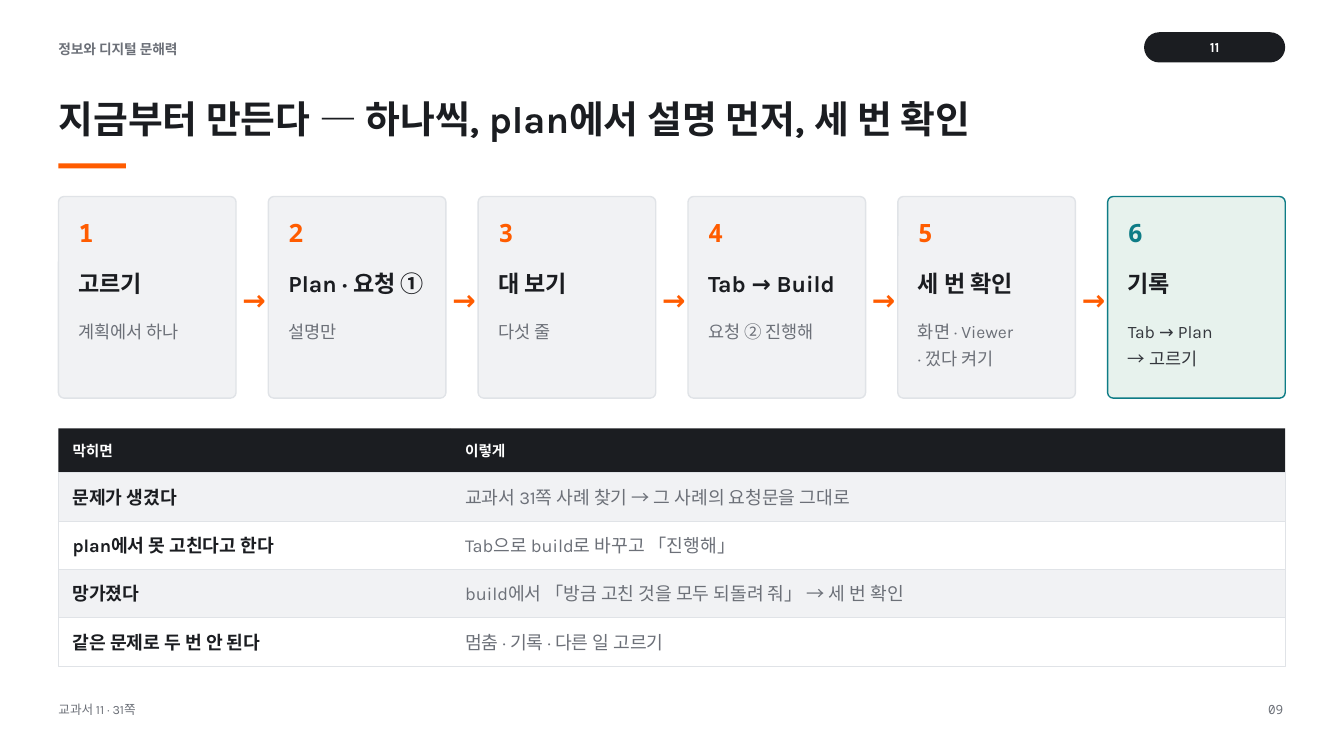
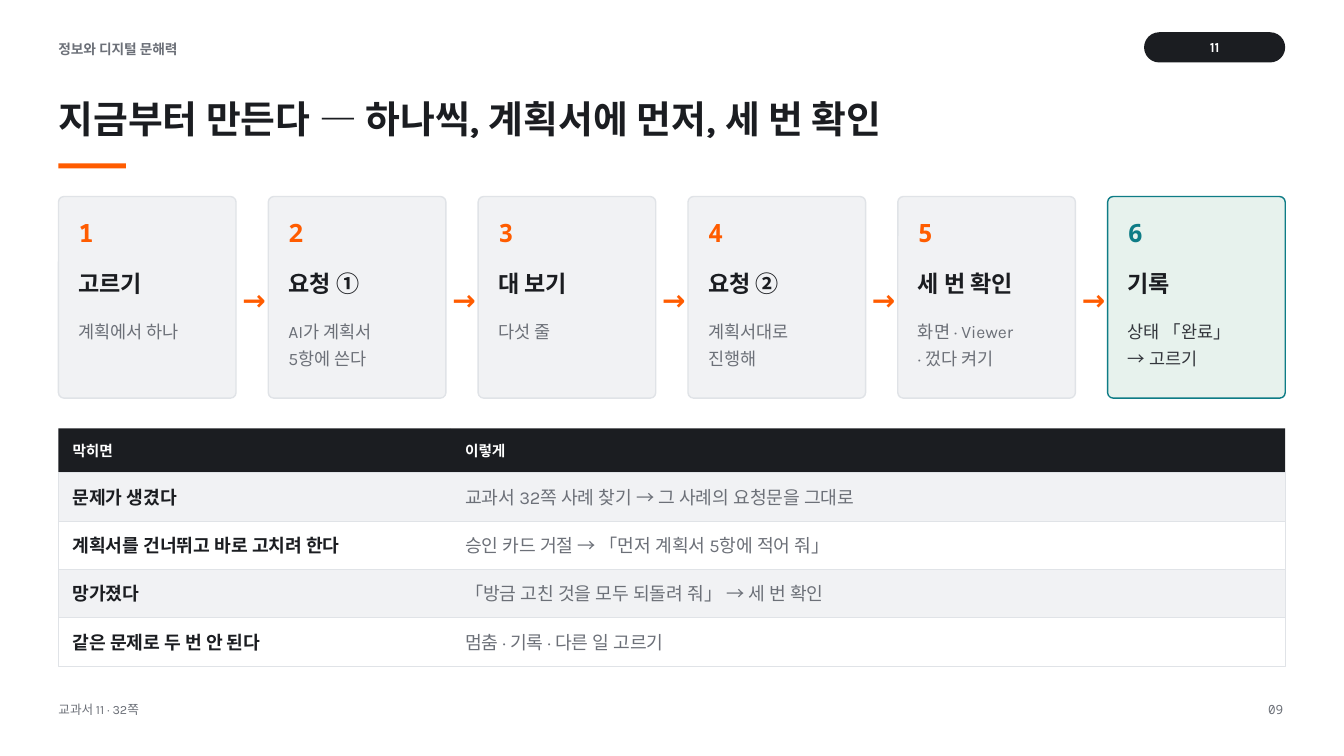
Before and after one commit to vcl-korea/2026-2nd-semester__jdh, a slide deck: slide 9 of 11/ppt/11_서비스_개발하기.pptx. Drawn at 1344x756 pixels with LibreOffice and Linux fonts; fonts in the diff are those of the drawing. Boxes give left, top, right and bottom in pixels: in the first picture for what was removed or moved away, otherwise in the second. Text is boxed around its words. In the diff, an @@ line names an element or a change of style, - is before the commit and + after.

```diff
--- a/11/ppt/11_서비스_개발하기.pptx
+++ b/11/ppt/11_서비스_개발하기.pptx
@@ text at (58, 101, 882, 138): text changed @@
-지금부터 만든다 — 하나씩, plan에서 설명 먼저, 세 번 확인
+지금부터 만든다 — 하나씩, 계획서에 먼저, 세 번 확인
@@ text at (288, 272, 359, 294): text changed @@
-Plan · 요청 ①
+요청 ①
@@ text at (708, 272, 779, 294): text changed @@
-Tab → Build
+요청 ②
@@ text at (288, 323, 371, 367): text changed @@
-설명만
+AI가 계획서
+5항에 쓴다
@@ text at (708, 323, 788, 367): text changed @@
-요청 ② 진행해
+계획서대로
+진행해
@@ text at (1128, 323, 1231, 340): text changed @@
-Tab → Plan
+상태 「완료」
@@ text at (465, 489, 854, 506): text changed @@
-교과서 31쪽 사례 찾기 → 그 사례의 요청문을 그대로
+교과서 32쪽 사례 찾기 → 그 사례의 요청문을 그대로
@@ text at (73, 536, 339, 554): text changed @@
-plan에서 못 고친다고 한다
+계획서를 건너뛰고 바로 고치려 한다
@@ text at (465, 536, 830, 554): text changed @@
-Tab으로 build로 바꾸고 「진행해」
+승인 카드 거절 → 「먼저 계획서 5항에 적어 줘」
@@ text at (465, 584, 823, 602): text changed @@
-build에서 「방금 고친 것을 모두 되돌려 줘」 → 세 번 확인
+「방금 고친 것을 모두 되돌려 줘」 → 세 번 확인
@@ text at (58, 703, 139, 715): text changed @@
-교과서 11 · 31쪽
+교과서 11 · 32쪽
```
Also in this commit, not shown: 15 other slides changed, 57 other files.
